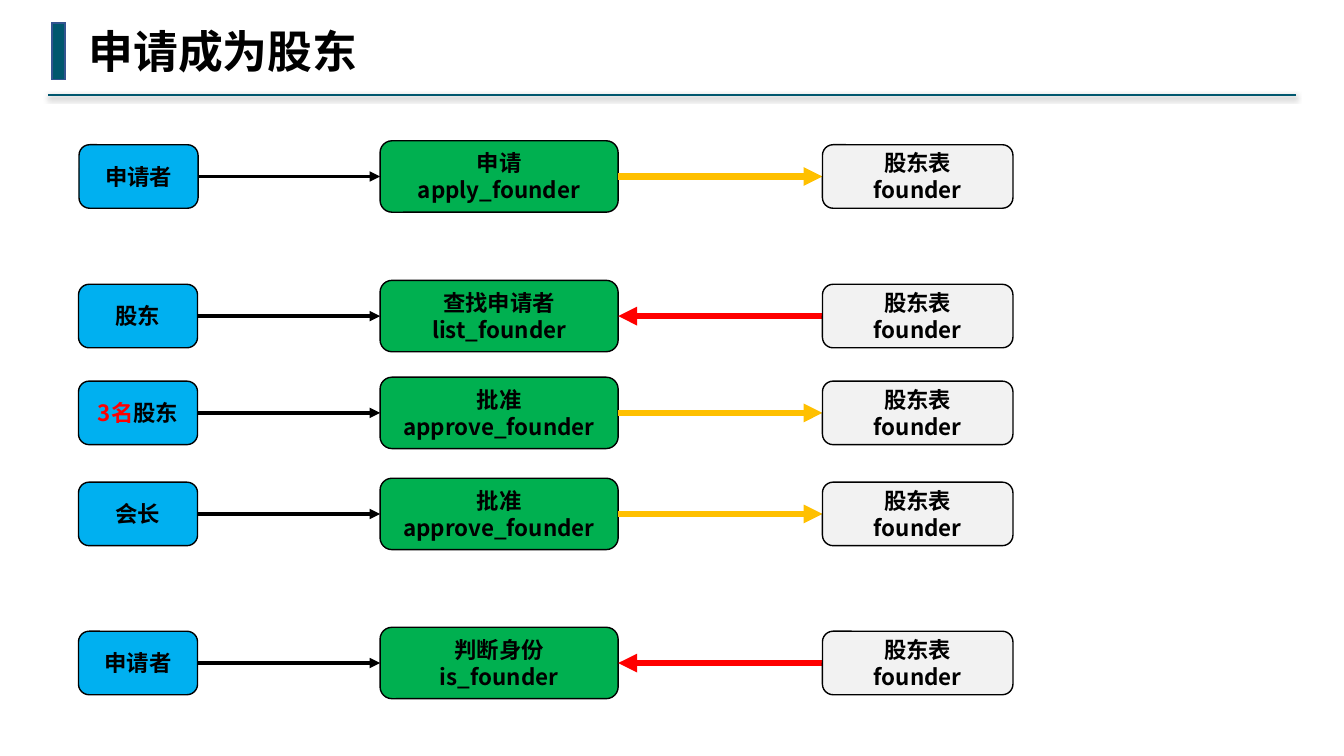
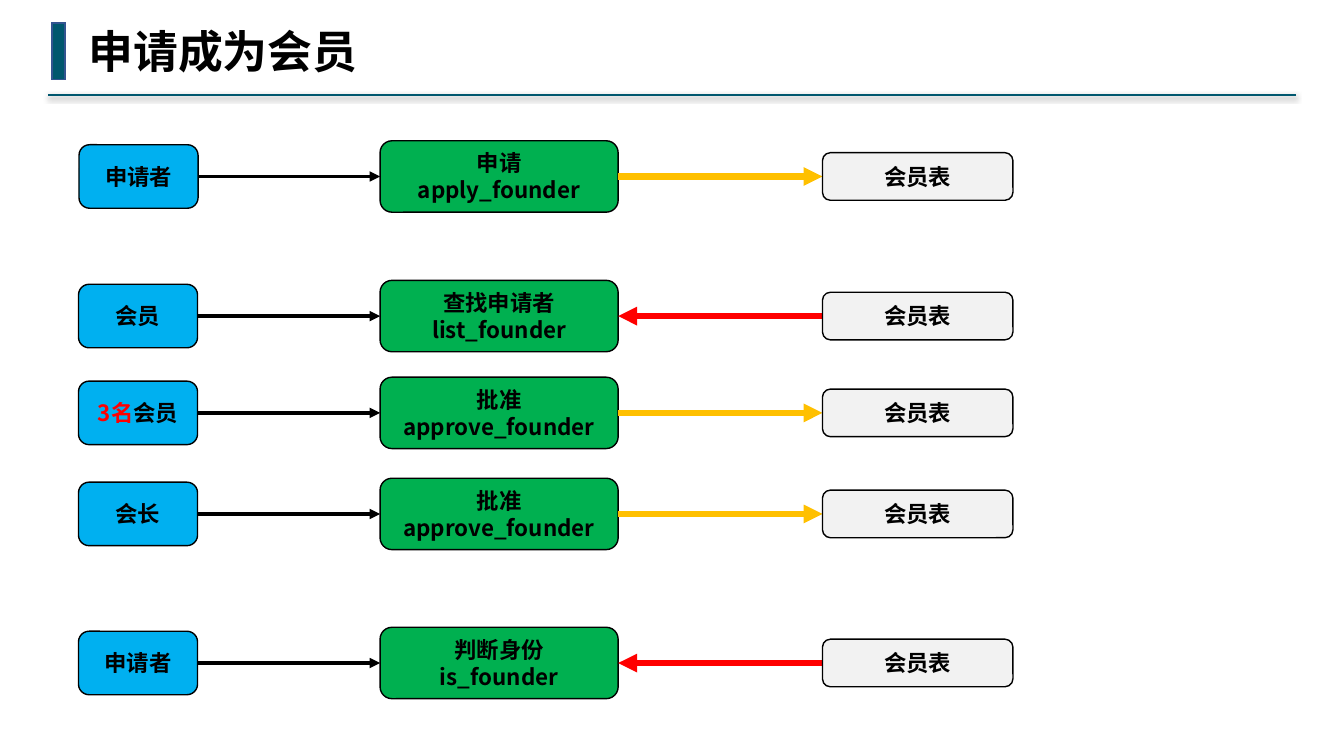
Before and after one commit to buddhachain/buddhaContract, a slide deck: slide 5 of doc/01.基金会.pptx. Drawn at 1344x756 pixels with LibreOffice and Linux fonts; fonts in the diff are those of the drawing. Boxes give left, top, right and bottom in pixels: in the first picture for what was removed or moved away, otherwise in the second. Text is boxed around its words. In the diff, an @@ line names an element or a change of style, - is before the commit and + after.

```diff
--- a/doc/01.基金会.pptx
+++ b/doc/01.基金会.pptx
@@ text at bbox=[88, 29, 357, 73]: text changed @@
-申请成为股东
+申请成为会员
@@ rounded rectangle "会员表": place and size @@
-rounded rectangle "会员表" at bbox=[823, 145, 1013, 209]
+rounded rectangle "会员表" at bbox=[823, 152, 1013, 200]
@@ text in rounded rectangle at bbox=[884, 166, 951, 187]: text changed @@
-股东表
-founder
+会员表
@@ rounded rectangle "会员表": place and size @@
-rounded rectangle "会员表" at bbox=[823, 284, 1013, 348]
+rounded rectangle "会员表" at bbox=[823, 292, 1013, 340]
@@ text in rounded rectangle at bbox=[116, 305, 161, 326]: text changed @@
-股东
+会员
@@ text in rounded rectangle at bbox=[884, 305, 951, 326]: text changed @@
-股东表
-founder
+会员表
@@ rounded rectangle "会员表": place and size @@
-rounded rectangle "会员表" at bbox=[823, 381, 1013, 445]
+rounded rectangle "会员表" at bbox=[823, 389, 1013, 437]
@@ text in rounded rectangle at bbox=[98, 402, 178, 423]: text changed @@
-3名股东
+3名会员
@@ text in rounded rectangle at bbox=[884, 402, 951, 423]: text changed @@
-股东表
-founder
+会员表
@@ rounded rectangle "会员表": place and size @@
-rounded rectangle "会员表" at bbox=[823, 482, 1013, 545]
+rounded rectangle "会员表" at bbox=[823, 490, 1013, 537]
@@ text in rounded rectangle at bbox=[884, 503, 951, 524]: text changed @@
-股东表
-founder
+会员表
@@ rounded rectangle "会员表": place and size @@
-rounded rectangle "会员表" at bbox=[823, 631, 1013, 695]
+rounded rectangle "会员表" at bbox=[823, 639, 1013, 687]
@@ text in rounded rectangle at bbox=[884, 652, 951, 673]: text changed @@
-股东表
-founder
+会员表
```
Also in this commit, not shown: 5 other slides changed, 7 slides removed, 6 other files.
